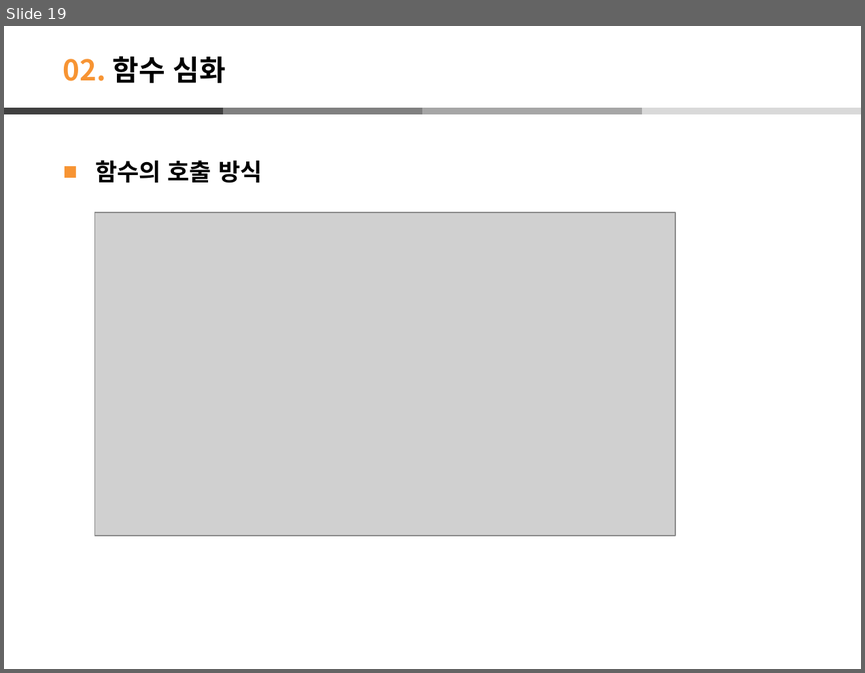
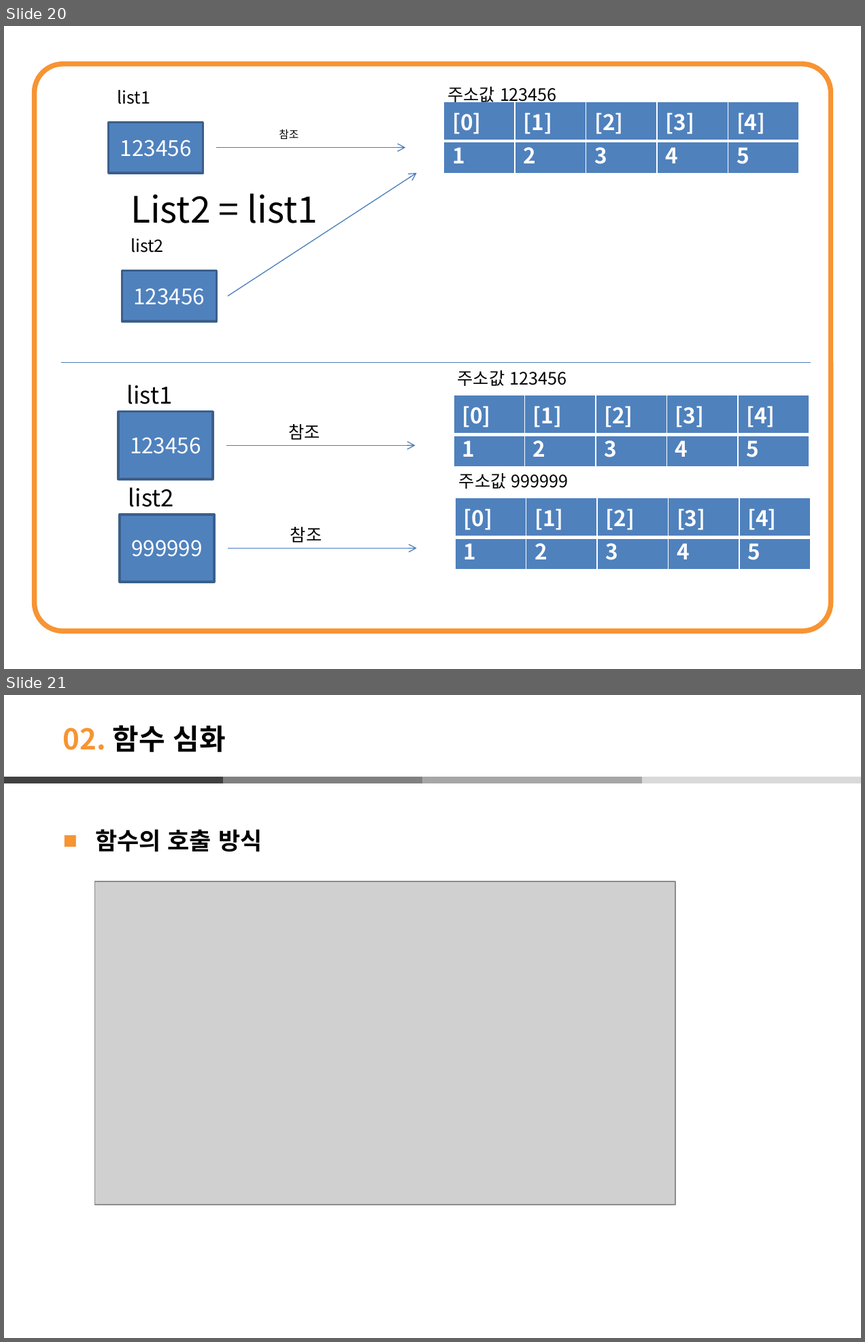
Before and after one commit to leekyuyoung20230313/pythone, a slide deck: 파이썬/함수/함수.pptx. Shown one above the other, each under a label of ours: slide 19 before the commit, slides 20 and 21 after it. The pictures are 865x673 and 865x1342 pixels, drawn with LibreOffice and Linux fonts; fonts in the diff are those of the drawing; grey boxes stand for pictures. Boxes give left, top, right and bottom in pixels: in the first picture for what was removed or moved away, otherwise in the second. Text is boxed around its words. In the diff, an @@ line names an element or a change of style, - is before the commit and + after.

```diff
--- a/파이썬/함수/함수.pptx
+++ b/파이썬/함수/함수.pptx
@@ slide 20 added at box(4, 26, 861, 669), background #FFFFFF @@
@@ rounded rectangle added at box(34, 63, 830, 630), outline #F79433 4.25 pt @@
@@ text added at box(447, 87, 557, 105), 14.4 pt, text #000000 @@
+주소값 123456
@@ text added at box(117, 90, 150, 104), 14.4 pt, text #000000 @@
+list1
@@ table added at box(443, 101, 799, 137), 1 rows, 5 columns @@
+[0] | [1] | [2] | [3] | [4]
@@ rectangle added at box(109, 122, 203, 172), fill #4F81BD, outline #3A5F8C 2 pt, 18 pt, text #FFFFFF @@
+123456
@@ arrow added from (216, 148) to (406, 148), #4B7EBC 0.75 pt @@
@@ text added at box(279, 129, 298, 139), 9 pt, text #000000 @@
+참조
@@ table added at box(443, 135, 799, 170), 1 rows, 5 columns @@
+1 | 2 | 3 | 4 | 5
@@ arrow added from (228, 296) to (417, 172), #4B7EBC 0.75 pt @@
@@ text added at box(130, 193, 318, 223), 30.6 pt, text #000000 @@
+List2 = list1
@@ text added at box(130, 238, 164, 252), 14.4 pt, text #000000 @@
+list2
@@ rectangle added at box(122, 270, 216, 320), fill #4F81BD, outline #3A5F8C 2 pt, 18 pt, text #FFFFFF @@
+123456
@@ line added from (61, 363) to (810, 363), #4B7EBC 0.75 pt @@
@@ text added at box(458, 370, 566, 386), 14.4 pt, text #000000 @@
+주소값 123456
@@ text added at box(127, 384, 173, 404), 19.8 pt, text #000000 @@
+list1
@@ rectangle added at box(118, 412, 212, 480), fill #4F81BD, outline #3A5F8C 2 pt, 18 pt, text #FFFFFF @@
+123456
@@ table added at box(454, 395, 809, 430), 1 rows, 5 columns @@
+[0] | [1] | [2] | [3] | [4]
@@ text added at box(289, 424, 320, 439), 14.4 pt, text #000000 @@
+참조
@@ table added at box(454, 428, 809, 463), 1 rows, 5 columns @@
+1 | 2 | 3 | 4 | 5
@@ arrow added from (226, 445) to (415, 445), #4B7EBC 0.75 pt @@
@@ text added at box(459, 473, 568, 488), 14.4 pt, text #000000 @@
+주소값 999999
@@ text added at box(128, 487, 174, 507), 19.8 pt, text #000000 @@
+list2
@@ rectangle added at box(120, 514, 214, 582), fill #4F81BD, outline #3A5F8C 2 pt, 18 pt, text #FFFFFF @@
+999999
@@ table added at box(455, 497, 810, 533), 1 rows, 5 columns @@
+[0] | [1] | [2] | [3] | [4]
@@ text added at box(290, 526, 322, 542), 14.4 pt, text #000000 @@
+참조
@@ table added at box(455, 531, 810, 566), 1 rows, 5 columns @@
+1 | 2 | 3 | 4 | 5
@@ arrow added from (228, 548) to (417, 548), #4B7EBC 0.75 pt @@
@@ what was slide 19 is now slide 21 @@
```
Also in this commit, not shown: 1 other slide added, 1 other file.
